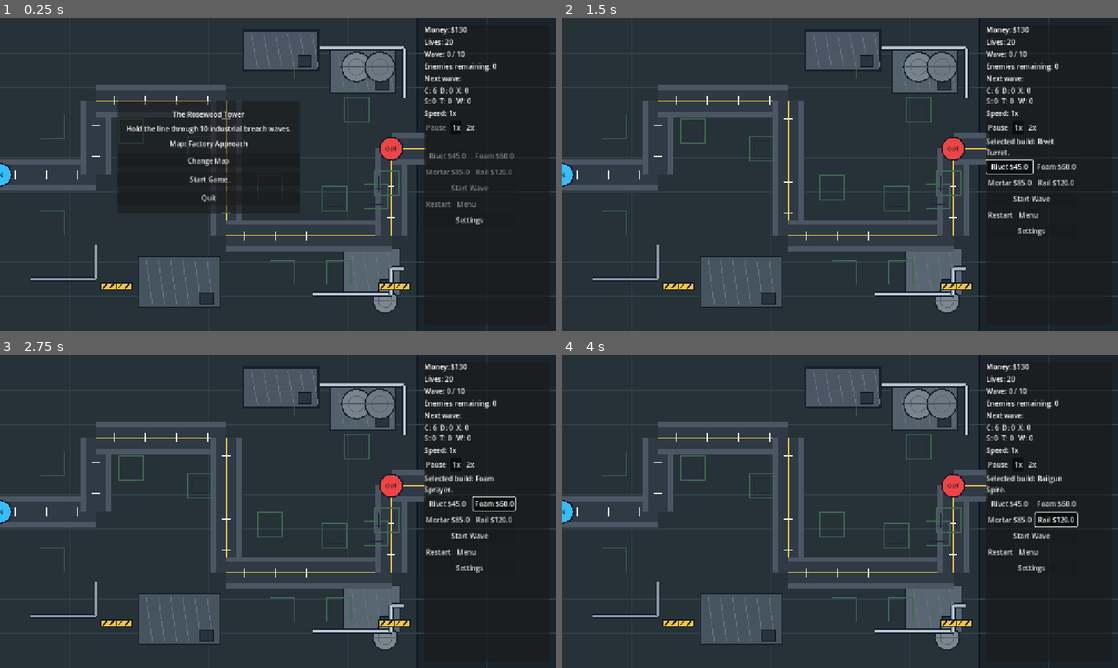
Above: before the commit, frames 1-4 (two rows, left to right).
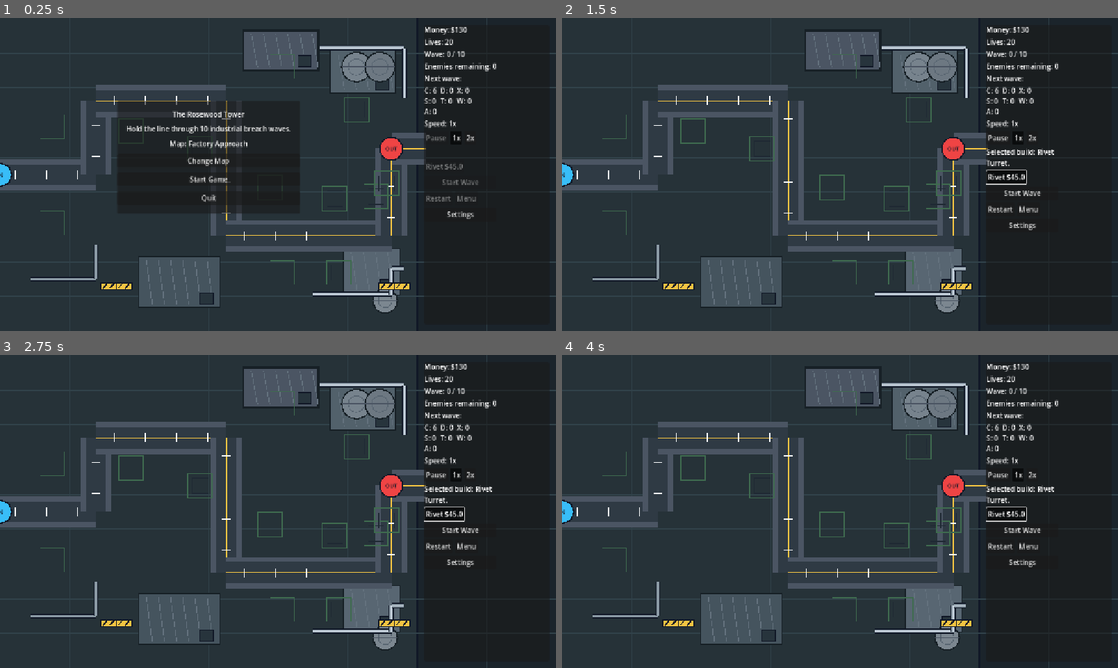
Above: after the commit, the same moments.

Repository: hobsojam/the-rosewood-tower
Game: Godot game, scene res://scenes/Game.tscn
Same seed, same stepped clock (60 frames per second), same inputs: the game is played once before the commit and once after it.
Inputs:
- Up to frame 1 (0.25 s): no input
- Up to frame 2 (1.5 s): click "Start Game" at 0.5 s; click "Rivet $45.0" at 1.25 s
- Up to frame 3 (2.75 s): click "Foam $60.0" (after the commit: "Rivet $45.0") at 2 s
- Up to frame 4 (4 s): click "Mortar $85.0" (after the commit: "Rivet $45.0") at 2.75 s; click "Rail $120.0" (after the commit: "Rivet $45.0") at 3.5 s

The runs differ from the first frame. In frame 1, 1.1% of the frame differs, in the area x 76-93%, y 22-66%; in frame 2, 1.8%; in frame 3, 1.8%; in frame 4, 1.8%, in the area x 76-93%, y 22-70%.

Commit message:
Add air threats and tower unlocks

Diff:
--- a/data/enemies.json
+++ b/data/enemies.json
@@ -4,5 +4,6 @@
   "armored": {"name": "Armored Hauler", "health": 175, "speed": 55, "reward": 14, "traits": ["armored"], "color": "#f59e0b"},
   "shield": {"name": "Shield Carrier", "health": 120, "speed": 62, "reward": 18, "traits": ["support"], "shield_radius": 86, "shield_reduction": 0.5, "color": "#38bdf8"},
   "siege": {"name": "Siege Walker", "health": 360, "speed": 38, "reward": 28, "traits": ["armored", "heavy"], "breach_damage": 2, "color": "#ef4444"},
-  "decoy": {"name": "Signal Decoy", "health": 150, "speed": 105, "reward": 3, "traits": ["decoy"], "color": "#f472b6"}
+  "decoy": {"name": "Signal Decoy", "health": 150, "speed": 105, "reward": 3, "traits": ["decoy"], "color": "#f472b6"},
+  "air": {"name": "Rotor Drone", "health": 80, "speed": 125, "reward": 16, "traits": ["air"], "color": "#a7f3d0"}
 }
--- a/data/towers.json
+++ b/data/towers.json
@@ -2,5 +2,6 @@
   "basic": {"name": "Rivet Turret", "cost": 45, "damage": 18, "range": 150, "fire_rate": 0.45, "splash_radius": 0, "slow": 0.0, "tags": ["direct"], "color": "#f5c542"},
   "slow": {"name": "Foam Sprayer", "cost": 60, "damage": 5, "range": 130, "fire_rate": 0.7, "splash_radius": 0, "slow": 0.45, "tags": ["direct", "slow"], "color": "#67e8f9"},
   "splash": {"name": "Foundry Mortar", "cost": 85, "damage": 32, "range": 185, "fire_rate": 1.35, "splash_radius": 64, "slow": 0.0, "tags": ["blast"], "color": "#fb7185"},
-  "railgun": {"name": "Railgun Spire", "cost": 120, "damage": 52, "range": 235, "fire_rate": 1.75, "splash_radius": 0, "slow": 0.0, "pierce_width": 16, "tags": ["direct", "pierce"], "color": "#a78bfa"}
+  "railgun": {"name": "Railgun Spire", "cost": 120, "damage": 52, "range": 235, "fire_rate": 1.75, "splash_radius": 0, "slow": 0.0, "pierce_width": 16, "tags": ["direct", "pierce"], "color": "#a78bfa"},
+  "aaa": {"name": "AAA Flak Turret", "cost": 70, "damage": 26, "range": 205, "fire_rate": 0.58, "splash_radius": 0, "slow": 0.0, "tags": ["anti_air"], "color": "#86efac"}
 }
--- a/data/waves.json
+++ b/data/waves.json
@@ -5,8 +5,8 @@
   {"standard": 8, "fast": 6, "armored": 1, "decoy": 1},
   {"standard": 12, "fast": 6, "armored": 2},
   {"standard": 10, "fast": 8, "armored": 3, "shield": 1, "decoy": 2},
-  {"standard": 16, "fast": 10, "armored": 5, "shield": 1, "siege": 1},
-  {"standard": 14, "fast": 14, "armored": 6, "shield": 2, "decoy": 3, "siege": 1},
-  {"standard": 18, "fast": 14, "armored": 8, "shield": 2, "decoy": 3, "siege": 2},
-  {"standard": 20, "fast": 16, "armored": 10, "shield": 3, "decoy": 4, "siege": 3}
+  {"standard": 16, "fast": 10, "armored": 5, "shield": 1, "siege": 1, "air": 3},
+  {"standard": 14, "fast": 14, "armored": 6, "shield": 2, "decoy": 3, "siege": 1, "air": 5},
+  {"standard": 18, "fast": 14, "armored": 8, "shield": 2, "decoy": 3, "siege": 2, "air": 6},
+  {"standard": 20, "fast": 16, "armored": 10, "shield": 3, "decoy": 4, "siege": 3, "air": 8}
 ]
--- a/scripts/Game.gd
+++ b/scripts/Game.gd
@@ -9,6 +9,14 @@
 const MAX_LIVES := 20
 const RECENT_BONUS_LIMIT := 2
 const TOWER_BONUS_SCALES := [1.0, 0.67, 0.4]
+const TOWER_ORDER := ["basic", "slow", "splash", "railgun", "aaa"]
+const INITIAL_UNLOCKED_TOWERS := ["basic"]
+const AUTO_UNLOCK_ENEMY_TRAITS := {"air": "aaa"}
+const TOWER_UNLOCK_BONUSES := [
+	{"id": "unlock_slow", "name": "Foam Blueprints", "description": "Unlock Foam Sprayers.", "unlock_tower_id": "slow"},
+	{"id": "unlock_splash", "name": "Mortar Crew", "description": "Unlock Foundry Mortars.", "unlock_tower_id": "splash"},
+	{"id": "unlock_railgun", "name": "Rail Schematics", "description": "Unlock Railgun Spires.", "unlock_tower_id": "railgun"}
+]
 const WAVE_BONUSES := [
 	{"id": "budget", "name": "Overtime Budget", "description": "+$75 immediately.", "money": 75},
 	{"id": "repairs", "name": "Emergency Repairs", "description": "Recover up to 3 lives.", "lives": 3},
@@ -33,6 +41,7 @@
 var recent_bonus_ids: Array[String] = []
 var tower_bonus_counts := {}
 var tower_match_bonuses := {}
+var unlocked_tower_ids: Array[String] = ["basic"]
 
 var map
 var wave_manager
@@ -167,7 +176,7 @@
 	next_wave_row.add_theme_constant_override("h_separation", 8)
 	next_wave_row.add_theme_constant_override("v_separation", 2)
 	layout.add_child(next_wave_row)
-	for enemy_id in ["standard", "fast", "decoy", "shield", "armored", "siege"]:
+	for enemy_id in ["standard", "fast", "decoy", "shield", "armored", "siege", "air"]:
 		var label := Label.new()
 		label.text = "%s: 0" % _get_enemy_icon(enemy_id)
 		next_wave_row.add_child(label)
@@ -204,7 +213,7 @@
 	button_grid.add_theme_constant_override("v_separation", 6)
 	layout.add_child(button_grid)
 
-	for tower_id in ["basic", "slow", "splash", "railgun"]:
+	for tower_id in TOWER_ORDER:
 		var button := Button.new()
 		button.text = "%s $%s" % [_get_short_tower_name(tower_id), tower_data[tower_id]["cost"]]
 		button.toggle_mode = true
@@ -245,6 +254,7 @@
 	_create_feedback_overlays()
 	tower_buttons[selected_tower_id].button_pressed = true
 	speed_1x_button.button_pressed = true
+	_update_tower_unlocks()
 
 func _create_bonus_panel() -> void:
 	bonus_panel = PanelContainer.new()
@@ -430,6 +440,8 @@
 			return "Mortar"
 		"railgun":
 			return "Rail"
+		"aaa":
+			return "AAA"
 		_:
 			return str(tower_data[tower_id]["name"])
 
@@ -441,6 +453,8 @@
 			return "S"
 		"decoy":
 			return "X"
+		"air":
+			return "A"
 		"armored":
 			return "T"
 		"siege":
@@ -450,6 +464,9 @@
 
 func _try_place_tower(global_pos: Vector2) -> void:
 	if not game_started or wave_manager.game_over:
+		return
+	if not unlocked_tower_ids.has(selected_tower_id):
+		status_label.text = "%s is not unlocked." % tower_data[selected_tower_id]["name"]
 		return
 
 	var slot: Dictionary = map.get_slot_at(global_pos)
@@ -522,6 +539,11 @@
 	selection_panel.visible = true
 
 func _on_tower_type_selected(tower_id: String) -> void:
+	if not unlocked_tower_ids.has(tower_id):
+		status_label.text = "%s is not unlocked." % tower_data[tower_id]["name"]
+		_update_tower_unlocks()
+		return
+
 	selected_tower_id = tower_id
 	for id in tower_buttons:
 		tower_buttons[id].button_pressed = id == tower_id
@@ -639,9 +661,10 @@
 	_update_hud()
 
 func _on_wave_completed(_wave_number: int) -> void:
+	var unlocked_for_threat := _unlock_required_counters_for_next_wave()
 	if _wave_number < wave_manager.total_waves:
 		_show_bonus_choices(_wave_number)
-		status_label.text = "Wave cleared. Choose city support."
+		status_label.text = "Air threat detected. AAA unlocked. Choose city support." if unlocked_for_threat else "Wave cleared. Choose city support."
 	else:
 		status_label.text = "Wave cleared."
 	_play_sound("wave_clear")
@@ -683,11 +706,20 @@
 
 func _get_bonus_choices(wave_number: int) -> Array:
 	var choices := []
+	_add_unlock_bonus_choices(choices)
 	var start_index: int = wave_number % WAVE_BONUSES.size()
 	_add_bonus_choices(choices, start_index, true)
 	if choices.size() < 3:
 		_add_bonus_choices(choices, start_index, false)
 	return choices
+
+func _add_unlock_bonus_choices(choices: Array) -> void:
+	for bonus in TOWER_UNLOCK_BONUSES:
+		if choices.size() >= 3:
+			return
+		var available_bonus := _get_available_bonus(bonus)
+		if not available_bonus.is_empty():
+			choices.append(available_bonus)
 
 func _add_bonus_choices(choices: Array, start_index: int, avoid_recent: bool) -> void:
 	var bonus_index := start_index
@@ -724,7 +756,12 @@
 		available_bonus["lives"] = offered_lives
 		available_bonus["description"] = "+%s %s." % [offered_lives, "life" if offered_lives == 1 else "lives"]
 	elif available_bonus.has("tower_id"):
+		if not unlocked_tower_ids.has(str(available_bonus["tower_id"])):
+			return {}
 		available_bonus = _scale_tower_bonus_offer(available_bonus)
+	elif available_bonus.has("unlock_tower_id"):
+		if unlocked_tower_ids.has(str(available_bonus["unlock_tower_id"])):
+			return {}
 	return available_bonus
 
 func _scale_tower_bonus_offer(bonus: Dictionary) -> Dictionary:
@@ -774,6 +811,9 @@
 	money += int(bonus.get("money", 0))
 	lives = min(lives + int(bonus.get("lives", 0)), MAX_LIVES)
 	_clamp_lives()
+	if bonus.has("unlock_tower_id"):
+		_unlock_tower(str(bonus["unlock_tower_id"]))
+		return
 	if not bonus.has("tower_id"):
 		return
 
@@ -812,6 +852,38 @@
 	recent_bonus_ids.append(bonus_id)
 	while recent_bonus_ids.size() > RECENT_BONUS_LIMIT:
 		recent_bonus_ids.pop_front()
+
+func _unlock_tower(tower_id: String) -> bool:
+	if not tower_data.has(tower_id) or unlocked_tower_ids.has(tower_id):
+		return false
+	unlocked_tower_ids.append(tower_id)
+	_update_tower_unlocks()
+	return true
+
+func _update_tower_unlocks() -> void:
+	for tower_id in tower_buttons:
+		var button: Button = tower_buttons[tower_id]
+		var unlocked := unlocked_tower_ids.has(tower_id)
+		button.visible = unlocked
+		button.disabled = not unlocked or not game_started or wave_manager.game_over
+		button.button_pressed = unlocked and tower_id == selected_tower_id
+	if not unlocked_tower_ids.has(selected_tower_id):
+		selected_tower_id = "basic"
+		if tower_buttons.has(selected_tower_id):
+			tower_buttons[selected_tower_id].button_pressed = true
+
+func _unlock_required_counters_for_next_wave() -> bool:
+	var next_counts: Dictionary = wave_manager.get_next_wave_counts()
+	var unlocked_any := false
+	for enemy_id in next_counts:
+		if int(next_counts[enemy_id]) <= 0:
+			continue
+		var enemy_definition: Dictionary = wave_manager.enemy_data.get(enemy_id, {})
+		var traits: Array = enemy_definition.get("traits", [])
+		for enemy_trait in traits:
+			if AUTO_UNLOCK_ENEMY_TRAITS.has(str(enemy_trait)):
+				unlocked_any = _unlock_tower(str(AUTO_UNLOCK_ENEMY_TRAITS[str(enemy_trait)])) or unlocked_any
+	return unlocked_any
 
 func _play_sound(sound_id: String) -> void:
 	if audio_manager != null and audio_manager.has_method("play"):
@@ -915,7 +987,8 @@
 	pause_button.button_pressed = game_paused
 	pause_button.disabled = not game_started or wave_manager.game_over
 	for tower_id in tower_buttons:
-		tower_buttons[tower_id].disabled = not game_started or wave_manager.game_over
+		tower_buttons[tower_id].disabled = not unlocked_tower_ids.has(tower_id) or not game_started or wave_manager.game_over
+		tower_buttons[tower_id].visible = unlocked_tower_ids.has(tower_id)
 	_update_selection_panel()
 
 func _is_hud_ready() -> bool:
--- a/scripts/WaveManager.gd
+++ b/scripts/WaveManager.gd
@@ -66,7 +66,7 @@
 	var remaining := {}
 	for enemy_id in enemy_data.keys():
 		remaining[enemy_id] = int(wave.get(enemy_id, 0))
-	var order := ["standard", "fast", "decoy", "shield", "standard", "armored", "siege"]
+	var order := ["standard", "fast", "air", "decoy", "shield", "standard", "armored", "siege"]
 	for enemy_id in remaining.keys():
 		if not order.has(enemy_id):
 			order.append(enemy_id)
@@ -140,7 +140,7 @@
 		return "None"
 
 	var parts := []
-	for enemy_id in ["standard", "fast", "decoy", "shield", "armored", "siege"]:
+	for enemy_id in ["standard", "fast", "air", "decoy", "shield", "armored", "siege"]:
 		var count := int(wave.get(enemy_id, 0))
 		if count > 0:
 			parts.append("%s %s" % [count, enemy_id])
--- a/scripts/enemies/Enemy.gd
+++ b/scripts/enemies/Enemy.gd
@@ -131,6 +131,8 @@
 	var multiplier := 1.0
 	if traits.has("air") and not damage_tags.has("anti_air"):
 		multiplier *= 0.35
+	if not traits.has("air") and damage_tags.has("anti_air"):
+		multiplier *= 0.6
 	if traits.has("burrowed") and not damage_tags.has("blast"):
 		multiplier *= 0.45
 	if traits.has("armored") and damage_tags.has("pierce"):
@@ -156,6 +158,8 @@
 func _draw() -> void:
 	var color := Color.WHITE if hit_flash_time > 0.0 else body_color
 	match enemy_id:
+		"air":
+			_draw_air_enemy(color)
 		"siege":
 			_draw_siege_enemy(color)
 		"decoy":
@@ -249,3 +253,15 @@
 	draw_line(Vector2(8, -5), Vector2(22, -12), Color("#f9a8d4"), 3.0)
 	draw_line(Vector2(8, 5), Vector2(22, 12), Color("#f9a8d4"), 3.0)
 	draw_set_transform(Vector2.ZERO, 0.0, Vector2.ONE)
+
+func _draw_air_enemy(color: Color) -> void:
+	draw_circle(Vector2.ZERO, 27.0, Color(0.15, 0.23, 0.42, 0.16))
+	draw_set_transform(Vector2.ZERO, facing_angle, Vector2.ONE)
+	var body := PackedVector2Array([Vector2(18, 0), Vector2(8, -11), Vector2(-15, -9), Vector2(-19, 0), Vector2(-15, 9), Vector2(8, 11)])
+	draw_colored_polygon(body, color)
+	draw_polyline(PackedVector2Array([Vector2(18, 0), Vector2(8, -11), Vector2(-15, -9), Vector2(-19, 0), Vector2(-15, 9), Vector2(8, 11), Vector2(18, 0)]), Color("#111827"), 2.0)
+	draw_line(Vector2(-28, 0), Vector2(28, 0), Color("#e0f2fe"), 4.0)
+	draw_line(Vector2(0, -20), Vector2(0, 20), Color("#e0f2fe"), 4.0)
+	draw_circle(Vector2.ZERO, 7.0, Color("#0f172a"))
+	draw_circle(Vector2(13, 0), 4.0, Color("#dcfce7"))
+	draw_set_transform(Vector2.ZERO, 0.0, Vector2.ONE)
--- a/scripts/towers/Tower.gd
+++ b/scripts/towers/Tower.gd
@@ -82,17 +82,20 @@
 	return best_target
 
 func _get_target_score(enemy: Node2D, distance: float) -> float:
+	var anti_air_bias := 0.0
+	if damage_tags.has("anti_air") and _enemy_has_trait(enemy, "air"):
+		anti_air_bias = -10000.0
 	match targeting_mode:
 		"first":
-			return -_get_enemy_path_progress(enemy)
+			return anti_air_bias - _get_enemy_path_progress(enemy)
 		"last":
-			return _get_enemy_path_progress(enemy)
+			return anti_air_bias + _get_enemy_path_progress(enemy)
 		"strongest":
-			return -_get_enemy_health(enemy)
+			return anti_air_bias - _get_enemy_health(enemy)
 		"weakest":
-			return _get_enemy_health(enemy)
-		_:
-			return distance
+			return anti_air_bias + _get_enemy_health(enemy)
+		_:
+			return anti_air_bias + distance
 
 func _get_enemy_path_progress(enemy: Node2D) -> float:
 	if enemy.has_method("get_path_progress"):
@@ -101,6 +104,10 @@
 
 func _get_enemy_health(enemy: Node2D) -> float:
 	return float(enemy.get("health"))
+
+func _enemy_has_trait(enemy: Node2D, enemy_trait: String) -> bool:
+	var enemy_traits: Array = enemy.get("traits")
+	return enemy_traits.has(enemy_trait)
 
 func cycle_targeting_mode() -> void:
 	var current_index := TARGETING_MODES.find(targeting_mode)
@@ -133,6 +140,11 @@
 
 func get_upgrade_options() -> Array:
 	match tower_id:
+		"aaa":
+			return [
+				{"id": "a", "name": "Tracking", "description": "Faster flak tracking."},
+				{"id": "b", "name": "Ceiling", "description": "Longer anti-air range."}
+			]
 		"railgun":
 			return [
 				{"id": "a", "name": "Capacitor", "description": "More rail damage."},
@@ -158,6 +170,8 @@
 	match tower_id:
 		"railgun":
 			return "Damage %.0f | Beam %.0f | Range %.0f" % [damage, pierce_width, attack_range]
+		"aaa":
+			return "Damage %.0f | Rate %.2fs | Range %.0f" % [damage, fire_rate, attack_range]
 		"slow":
 			return "Damage %.0f | Slow %.0f%% | Range %.0f" % [damage, slow * 100.0, attack_range]
 		"splash":
@@ -167,6 +181,8 @@
 
 func _apply_upgrade_path(path_id: String) -> void:
 	match tower_id:
+		"aaa":
+			_apply_aaa_upgrade(path_id)
 		"railgun":
 			_apply_railgun_upgrade(path_id)
 		"slow":
@@ -209,6 +225,14 @@
 		pierce_width += 7.0
 		attack_range += 18.0
 		damage *= 1.12
+
+func _apply_aaa_upgrade(path_id: String) -> void:
+	if path_id == "a":
+		fire_rate = max(fire_rate * 0.72, 0.18)
+		damage *= 1.08
+	else:
+		attack_range += 28.0
+		damage *= 1.16
 
 func set_selected(value: bool) -> void:
 	selected = value
@@ -273,6 +297,8 @@
 		draw_circle(Vector2.ZERO, attack_range, Color(1.0, 1.0, 1.0, 0.08))
 		draw_circle(Vector2.ZERO, 24.0, Color("#f8fafc"), false, 3.0)
 	match tower_id:
+		"aaa":
+			_draw_aaa_tower()
 		"railgun":
 			_draw_railgun_tower()
 		"slow":
@@ -322,3 +348,15 @@
 	draw_line(Vector2(8, -8), Vector2(28, -8), Color("#f8fafc"), 2.0)
 	draw_line(Vector2(8, 8), Vector2(28, 8), Color("#f8fafc"), 2.0)
 	draw_set_transform(Vector2.ZERO, 0.0, Vector2.ONE)
+
+func _draw_aaa_tower() -> void:
+	draw_circle(Vector2.ZERO, 19.0, body_color)
+	draw_circle(Vector2.ZERO, 19.0, Color("#111827"), false, 3.0)
+	draw_rect(Rect2(Vector2(-15, 9), Vector2(30, 8)), Color("#111827"))
+	draw_set_transform(Vector2.ZERO, aim_angle, Vector2.ONE)
+	draw_rect(Rect2(Vector2(4, -8), Vector2(30, 6)), Color("#111827"))
+	draw_rect(Rect2(Vector2(4, 2), Vector2(30, 6)), Color("#111827"))
+	draw_circle(Vector2(36, -5), 3.5, Color("#dcfce7"))
+	draw_circle(Vector2(36, 5), 3.5, Color("#dcfce7"))
+	draw_set_transform(Vector2.ZERO, 0.0, Vector2.ONE)
+	draw_circle(Vector2.ZERO, 7.0, Color("#f0fdf4"))
Not shown, changed: DESIGN.md
